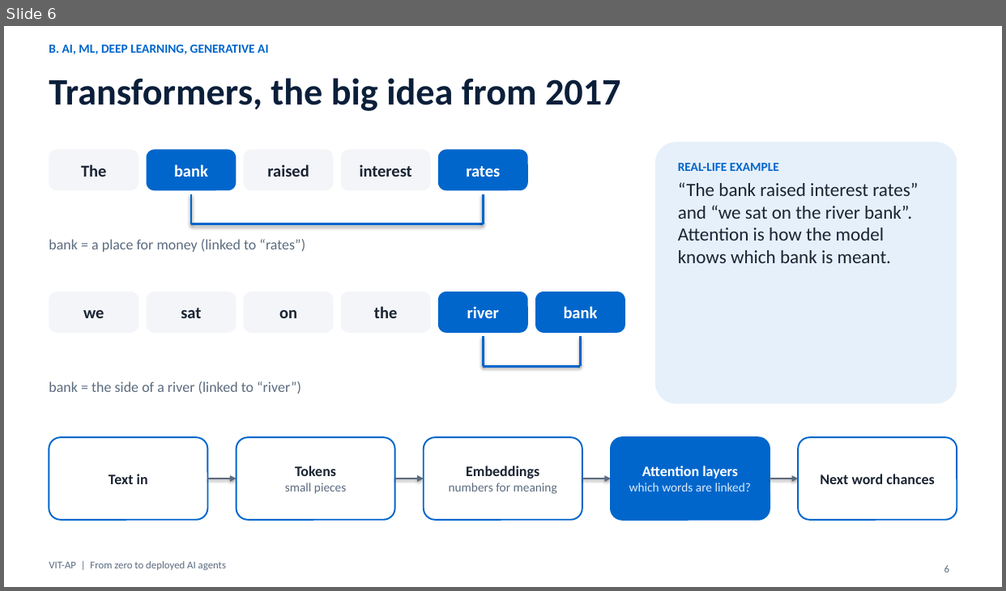
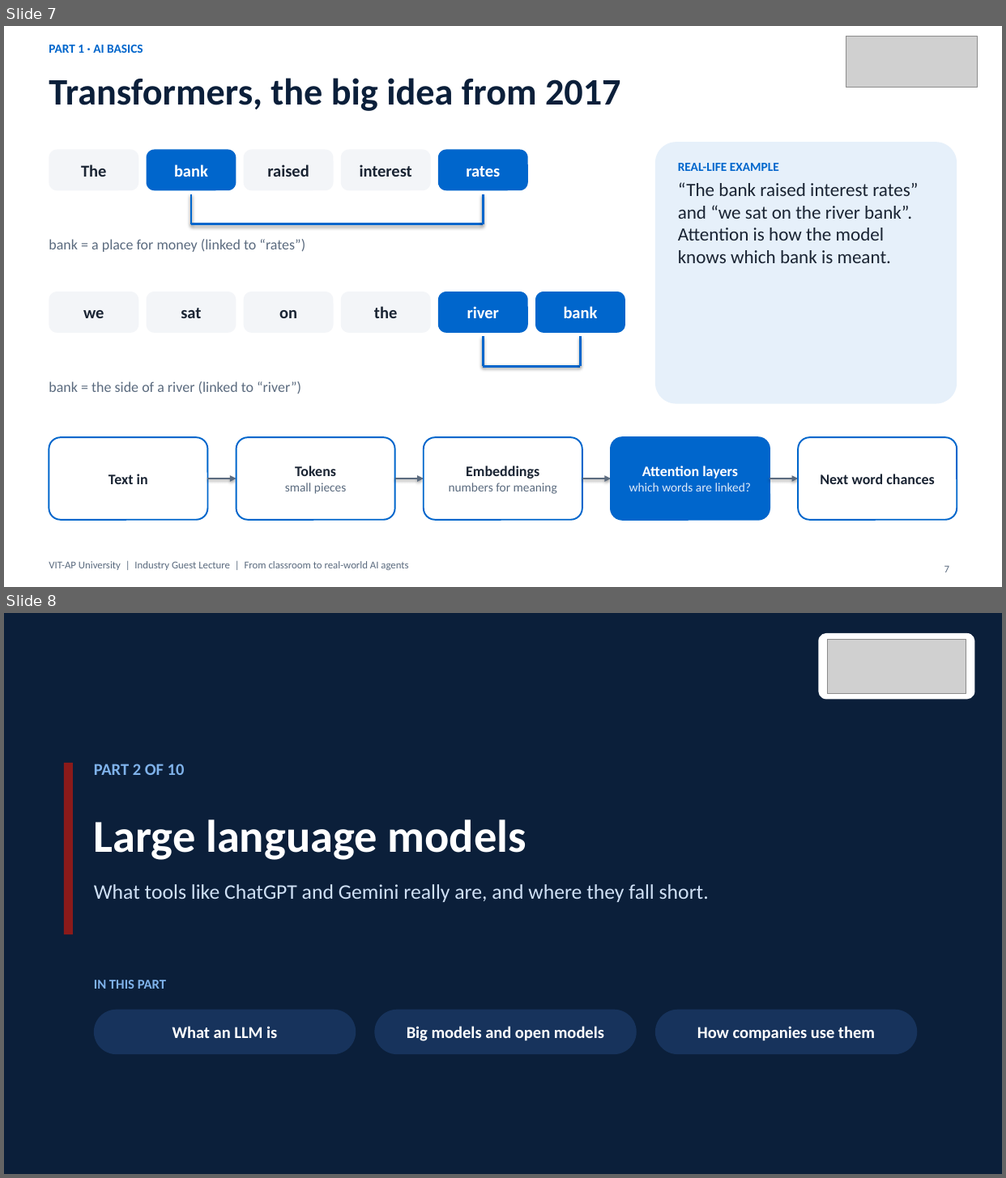
Before and after one commit to nareshroyalc/Demo, a slide deck: deck/VIT-AP_AI_Webinar.pptx. Shown one above the other, each under a label of ours: slide 6 before the commit, slides 7 and 8 after it. The pictures are 1006x591 and 1006x1178 pixels, drawn with LibreOffice and Linux fonts; fonts in the diff are those of the drawing; grey boxes stand for pictures. Boxes give left, top, right and bottom in pixels: in the first picture for what was removed or moved away, otherwise in the second. Text is boxed around its words. In the diff, an @@ line names an element or a change of style, - is before the commit and + after.

Commit message:
Deck: VIT-AP intro, agenda, logo, 10 part dividers, two tools slides (65 slides)

```diff
--- a/deck/VIT-AP_AI_Webinar.pptx
+++ b/deck/VIT-AP_AI_Webinar.pptx
@@ slide 8 added at <box>4,613,1002,1174</box>, background #0B1F3A @@
@@ rounded rectangle added at <box>819,633,975,699</box>, fill #FFFFFF @@
@@ picture added at <box>828,639,966,693</box> @@
@@ rectangle added at <box>64,763,73,935</box>, fill #8B1A1A @@
@@ text added at <box>94,764,185,775</box>, 16 pt, text #7FB2EA, bold @@
+PART 2 OF 10
@@ title added at <box>94,820,526,860</box>, 44 pt, text #FFFFFF, bold @@
+Large language models
@@ text added at <box>94,884,709,902</box>, 20 pt, text #CFE0F5 @@
+What tools like ChatGPT and Gemini really are, and where they fall short.
@@ text added at <box>94,980,166,989</box>, 13 pt, text #7FB2EA, bold @@
+IN THIS PART
@@ rounded rectangle added at <box>94,1010,356,1054</box>, fill #17335C, 16 pt, text #FFFFFF, bold @@
+What an LLM is
@@ rounded rectangle added at <box>374,1010,637,1054</box>, fill #17335C, 16 pt, text #FFFFFF, bold @@
+Big models and open models
@@ rounded rectangle added at <box>655,1010,918,1054</box>, fill #17335C, 16 pt, text #FFFFFF, bold @@
+How companies use them
@@ what was slide 6 is now slide 7 @@
@@ slide 7 changed as well @@
@@ text at <box>49,45,143,53</box>: text changed @@
-B. AI, ML, DEEP LEARNING, GENERATIVE AI
+PART 1 · AI BASICS
@@ picture added at <box>846,37,978,88</box> @@
@@ text at <box>49,561,408,570</box>: text changed @@
-VIT-AP | From zero to deployed AI agents
+VIT-AP University | Industry Guest Lecture | From classroom to real-world AI agents
@@ page number at <box>944,566,949,573</box>: text changed @@
-6
+7
```
Also in this commit, not shown: 49 other slides changed, 13 other slides added, 6 other files.
